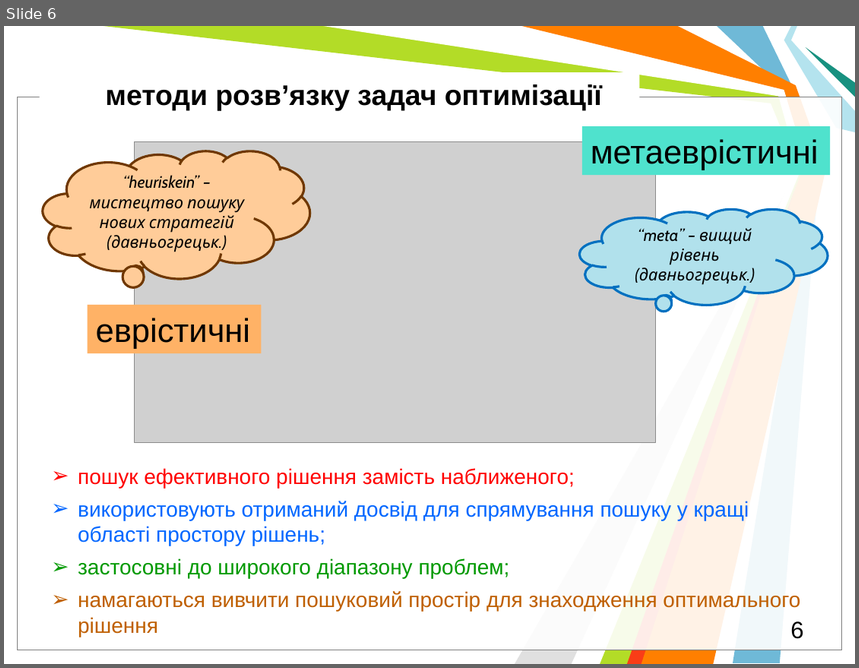
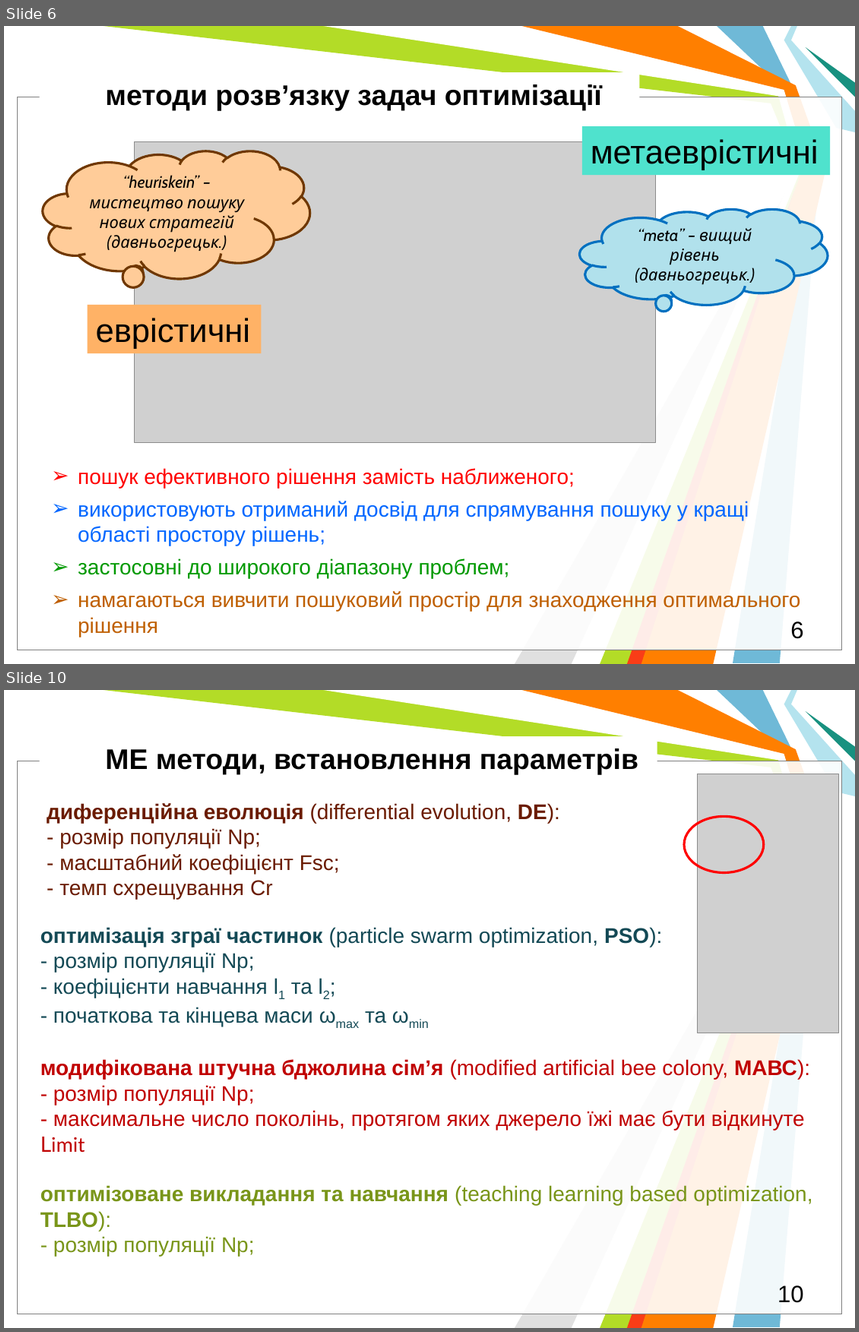
Before and after one commit to l432/NMK, a slide deck: Lecture/DAAD/DAAD_MetaH.pptm. Shown one above the other, each under a label of ours: slide 6 before the commit, slides 6 and 10 after it; the slides between them are not shown. The pictures are 859x668 and 859x1332 pixels, drawn with LibreOffice and Linux fonts; fonts in the diff are those of the drawing; grey boxes stand for pictures; background and template pictures are left out. Boxes give left, top, right and bottom in pixels: in the first picture for what was removed or moved away, otherwise in the second. Text is boxed around its words. In the diff, an @@ line names an element or a change of style, - is before the commit and + after.

```diff
--- a/Lecture/DAAD/DAAD_MetaH.pptm
+++ b/Lecture/DAAD/DAAD_MetaH.pptm
@@ slide 10 added at [4, 690, 855, 1328], background #FFFFFF; not listed: 11 template elements that a slide beside it also shows @@
@@ text added at [105, 749, 639, 774], 24 pt, text #000000, bold @@
+МЕ методи, встановлення параметрів
@@ picture added at [698, 774, 839, 1034] @@
@@ text added at [47, 803, 560, 900], 18 pt, text #6A1C00 @@
+диференційна еволюція (differential evolution, DE):
+- розмір популяції Np;
+- масштабний коефіцієнт Fsc;
+- темп схрещування Cr
@@ ellipse added at [684, 817, 764, 873], outline #FF0000 2 pt @@
@@ text added at [40, 927, 662, 1027], 18 pt, text #134955 @@
+оптимізація зграї частинок (particle swarm optimization, PSO):
+- розмір популяції Np;
+- коефіцієнти навчання l1 та l2;
+- початкова та кінцева маси ωmax та ωmin
@@ text added at [40, 1059, 810, 1152], 18 pt, text #C00000 @@
+модифікована штучна бджолина сім’я (modified artificial bee colony, МАВС):
+- розмір популяції Np;
+- максимальне число поколінь, протягом яких джерело їжі має бути відкинуте Limit
@@ text added at [40, 1186, 813, 1256], 18 pt, text #7A9519 @@
+оптимізоване викладання та навчання (teaching learning based optimization, TLBO):
+- розмір популяції Np;
@@ page number added at [778, 1286, 804, 1303], 20 pt, text #000000 @@
+10
```
Also in this commit, not shown: 2 slides changed, 6 other slides added, 2 slides removed, 3 other files.
